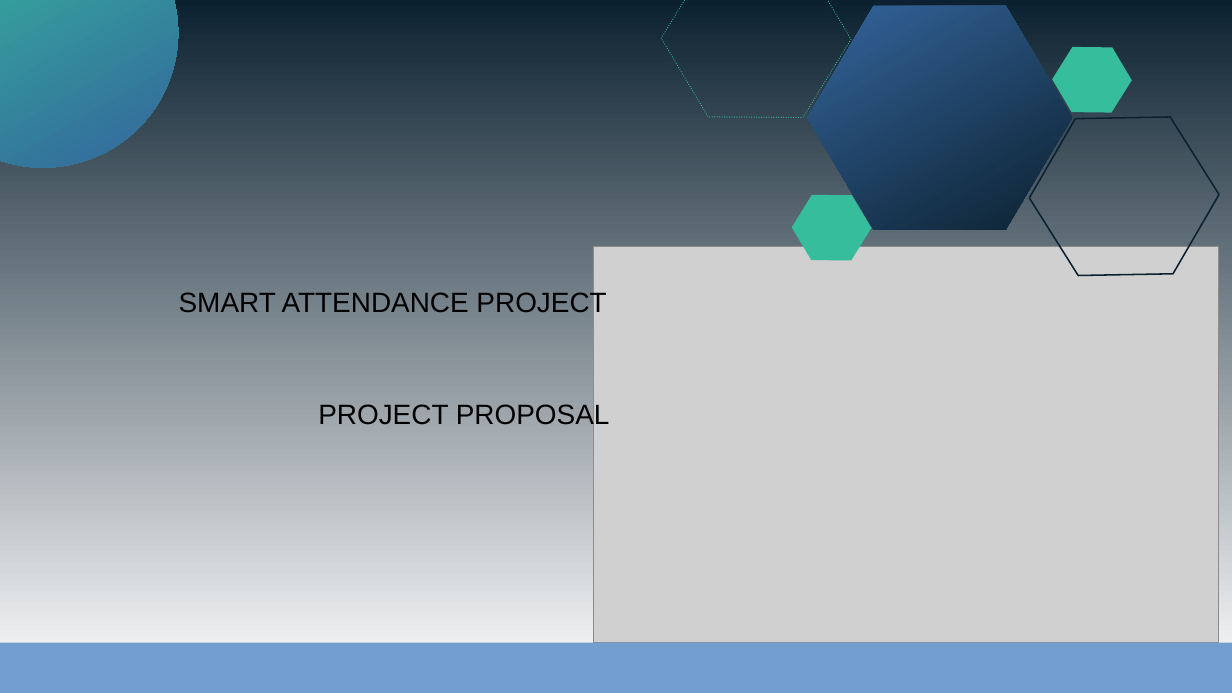
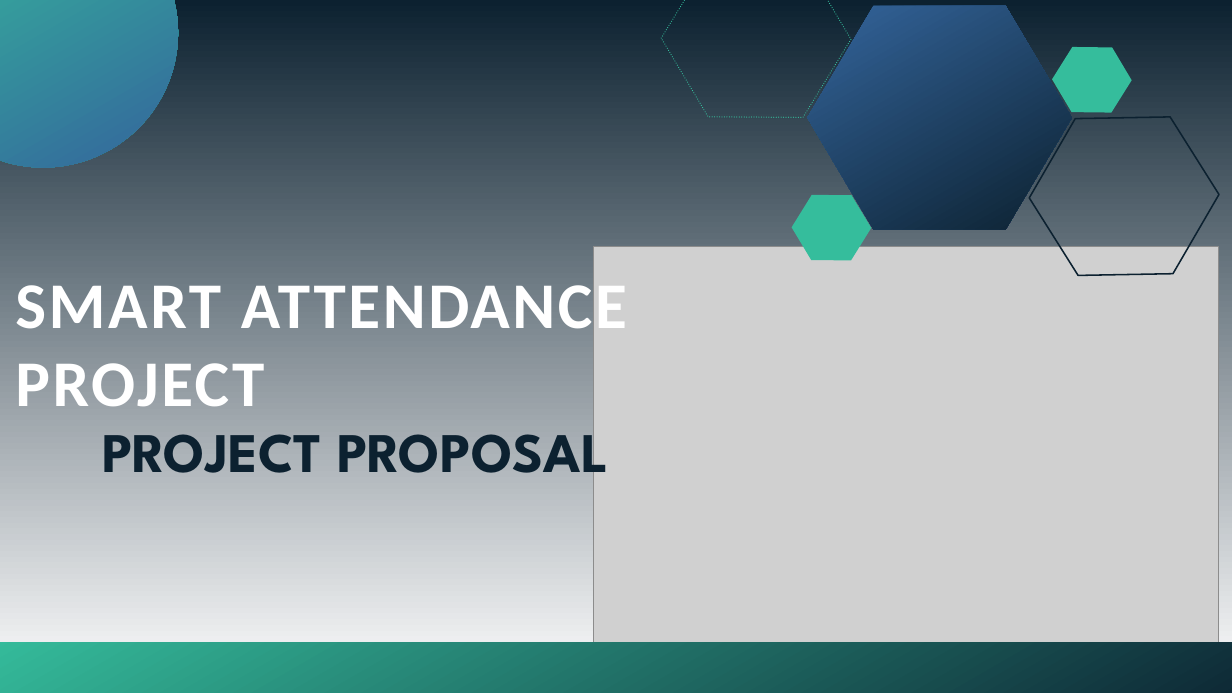
Before and after one commit to Uncode15/presentation, a slide deck: slide 1 of ppt/proposal.pptx. Drawn at 1232x693 pixels with LibreOffice and Linux fonts; fonts in the diff are those of the drawing; grey boxes stand for pictures. Boxes give left, top, right and bottom in pixels: in the first picture for what was removed or moved away, otherwise in the second. Text is boxed around its words. In the diff, an @@ line names an element or a change of style, - is before the commit and + after.

```diff
--- a/ppt/proposal.pptx
+++ b/ppt/proposal.pptx
@@ text "SMART ATTENDANCE PROJECT": place and size @@
-text "SMART ATTENDANCE PROJECT" at <box>179,290,606,317</box>
+text "SMART ATTENDANCE PROJECT" at <box>15,274,627,407</box>
@@ text "SMART ATTENDANCE PROJECT" at <box>15,274,627,407</box>: size 18 to 42 pt, font Arial to Calibri, text colour #000000 to #FFFFFF, letter spacing 0 to 1.7 pt, bold on @@
@@ text "PROJECT PROPOSAL": place and size @@
-text "PROJECT PROPOSAL" at <box>318,402,610,429</box>
+text "PROJECT PROPOSAL" at <box>102,417,609,490</box>
@@ text "PROJECT PROPOSAL" at <box>102,417,609,490</box>: size 18 to 36 pt, font Arial to League Spartan, text colour #000000 to #0C2130, bold on @@
@@ rectangle at <box>0,643,1232,693</box>: fill #729FCF to gradient #35BD9C to #0C2130 @@
```
Also in this commit, not shown: 2 other slides changed, 1 slide added, 1 slide removed.
